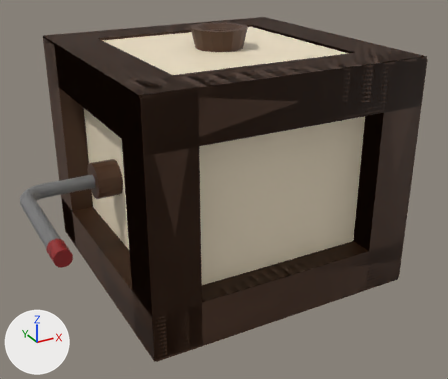
The Blender file Assets/Models/blender/laser-table.blend as it was, and as the next commit left it.
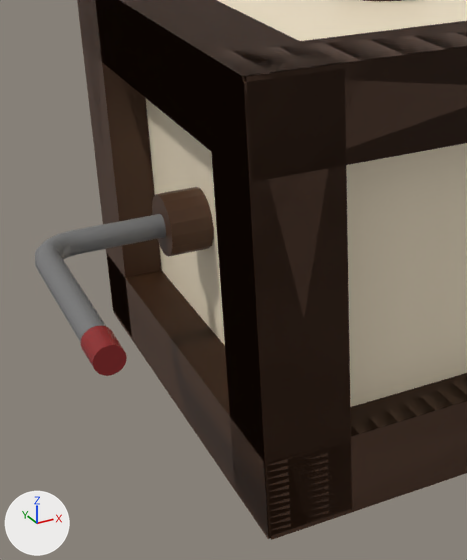
The first picture shows the older version from a camera (50 mm lens) standing at (-1.28, -2.367, 1.014) and looking at (-0.05, -0.131, -0.104). The close-ups show the older and then the newer version on the part from 0% to 60% of the width and 14% to 99% of the height of that picture. Only the edits that show in the close-ups are written down. Lighting does not change. The marker at lower left points along +X, +Y and +Z.
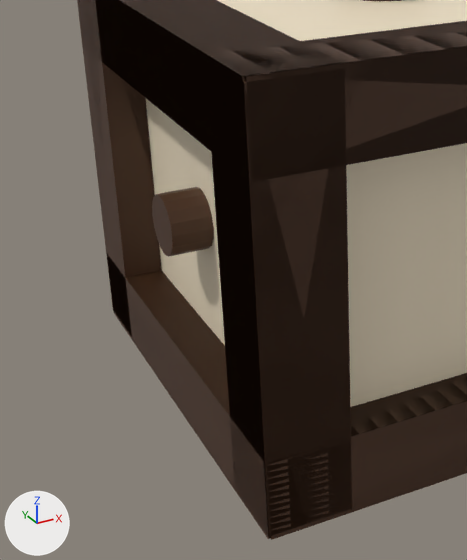
The change, as a list of edits to the scene's bpy script:
```text
Remove ob_cube:
    ob_cube = bpy.data.objects.new('Cube', me_cube_002)
    ob_cube.location = (-0.602, 0.0, 0.0)
    ob_cube.rotation_euler = (0.0, 0.0, 3.142)  # degrees (0, 0, 180)
    ob_cube.scale = (0.288, 0.288, 0.288)
```

Pixel boxes (x1, y1, x2, y2) of what changed, in the close-ups (467 x 560 px):
'Cube', deleted
    before: (35, 214, 166, 376)
    faces in mat_material (grey #777777): (35, 214, 166, 342)
    faces in mat_material_006 (red #8b1e1e): (81, 326, 127, 376)
